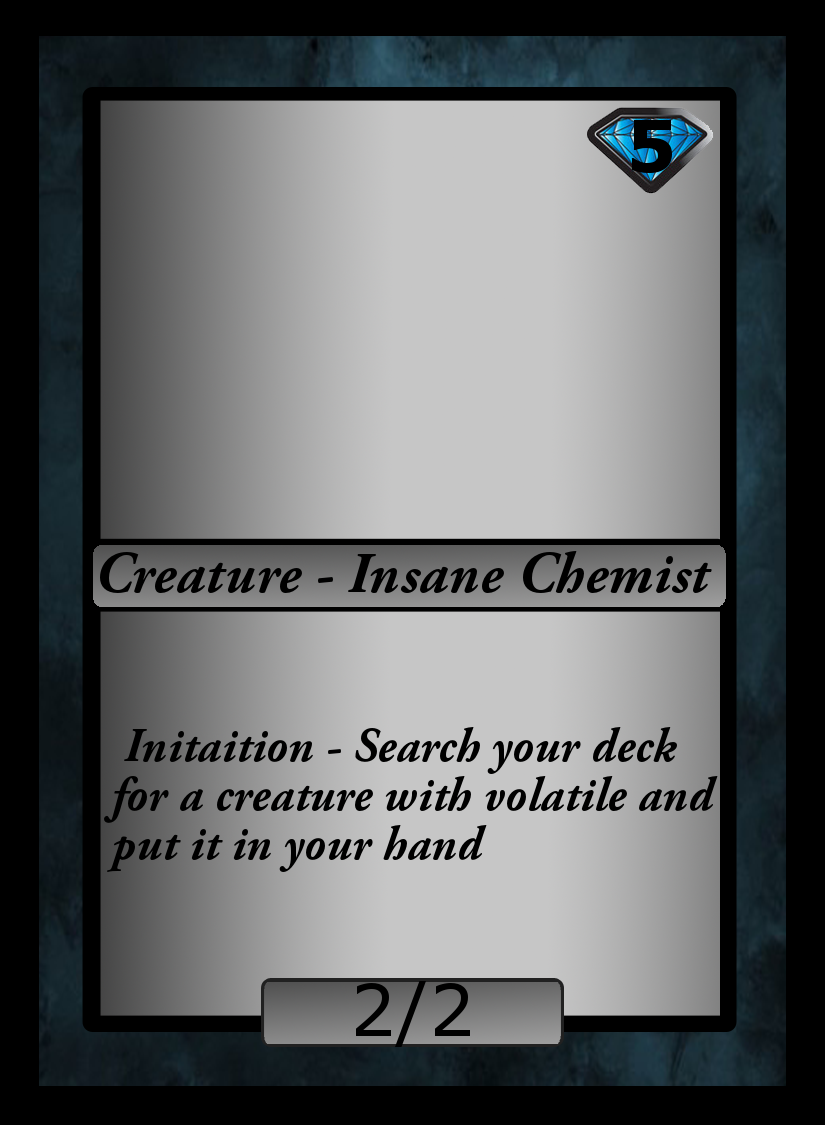
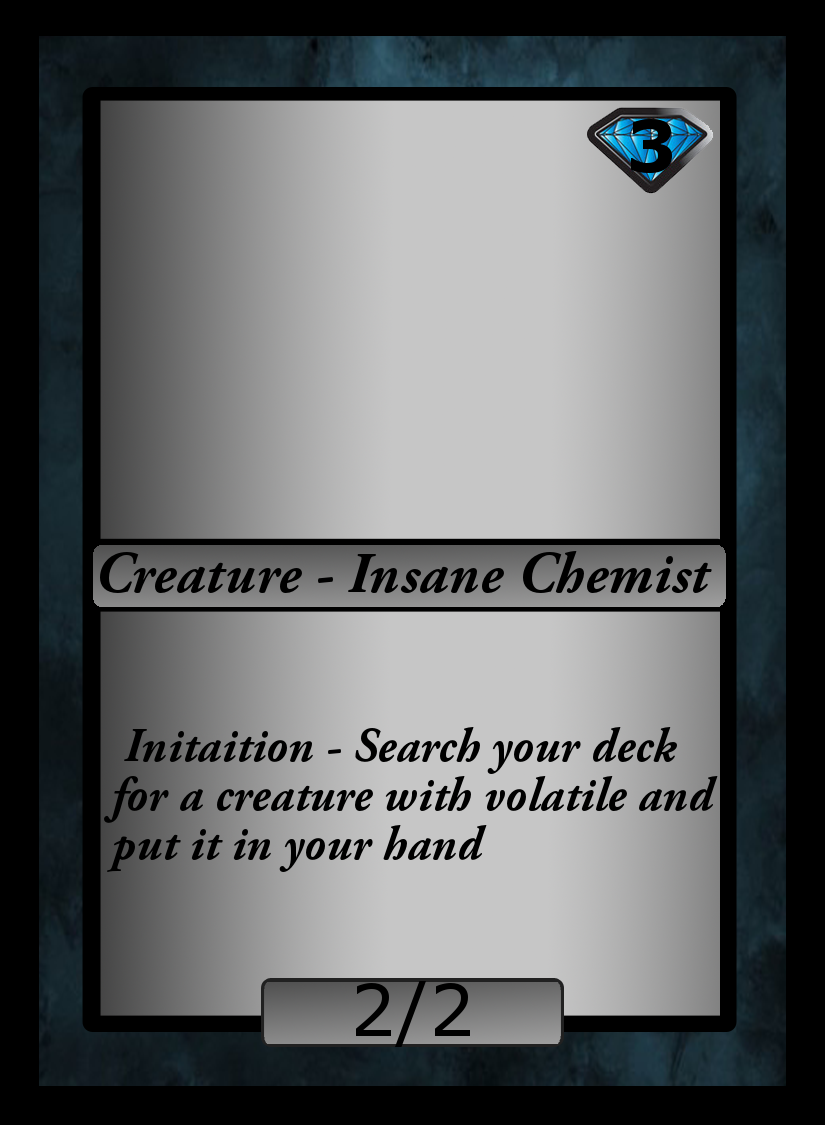
The second 825 x 1125 image is a revision of the first. Changes to its layers:
renamed "5" to "3", painted on it over [631, 119, 672, 173]
